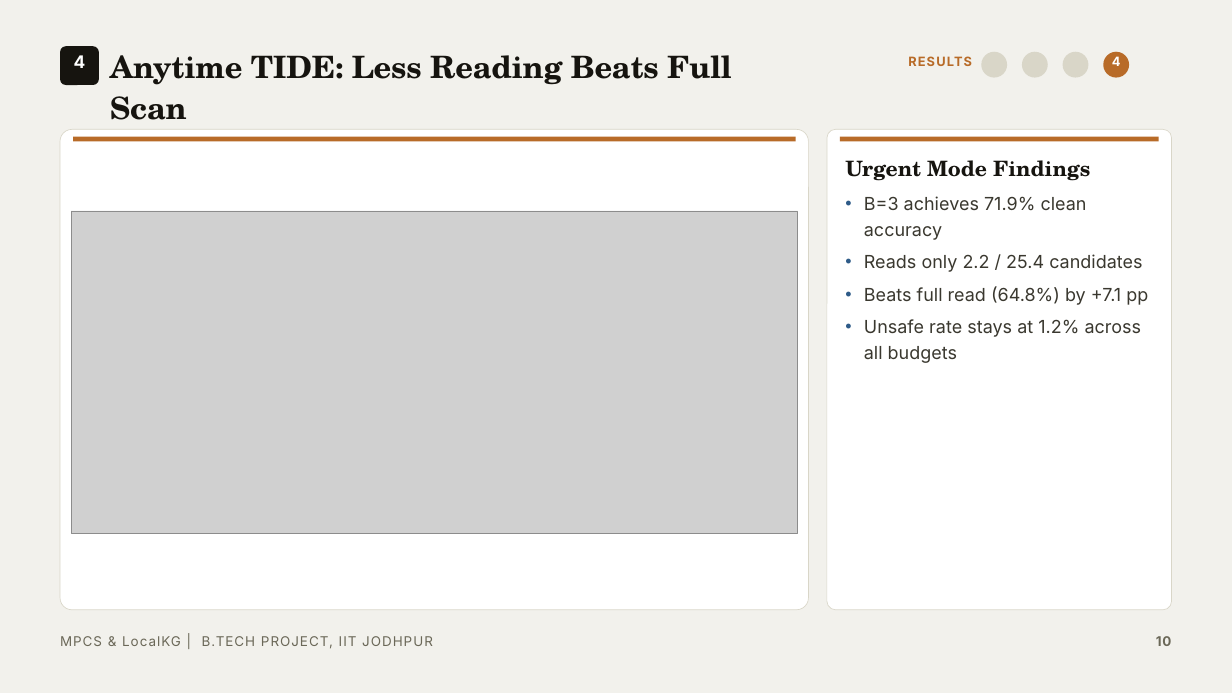
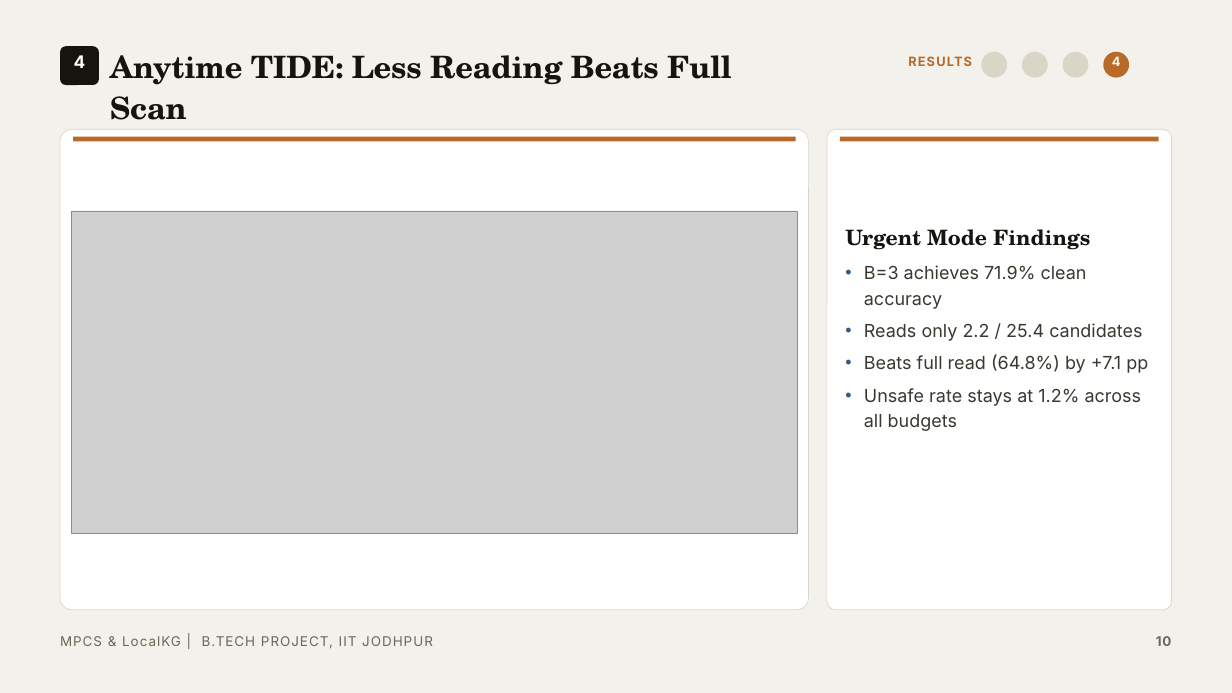
Before and after one commit to AurindumBanerjee/MPCS, a slide deck: slide 14 of report/PPT/BTP_PPT_Clean.pptx (slide 10 before the commit). Drawn at 1232x693 pixels with LibreOffice and Linux fonts; fonts in the diff are those of the drawing; grey boxes stand for pictures. Boxes give left, top, right and bottom in pixels: in the first picture for what was removed or moved away, otherwise in the second. Text is boxed around its words. In the diff, an @@ line names an element or a change of style, - is before the commit and + after.

```diff
--- a/report/PPT/BTP_PPT_Clean.pptx
+++ b/report/PPT/BTP_PPT_Clean.pptx
@@ text "Urgent Mode Findings": place and size @@
-text "Urgent Mode Findings" at bbox=[845, 160, 1148, 363]
+text "Urgent Mode Findings" at bbox=[845, 229, 1148, 431]
```
Also in this commit, not shown: 8 other slides changed, 1 slide added, 1 other file.
